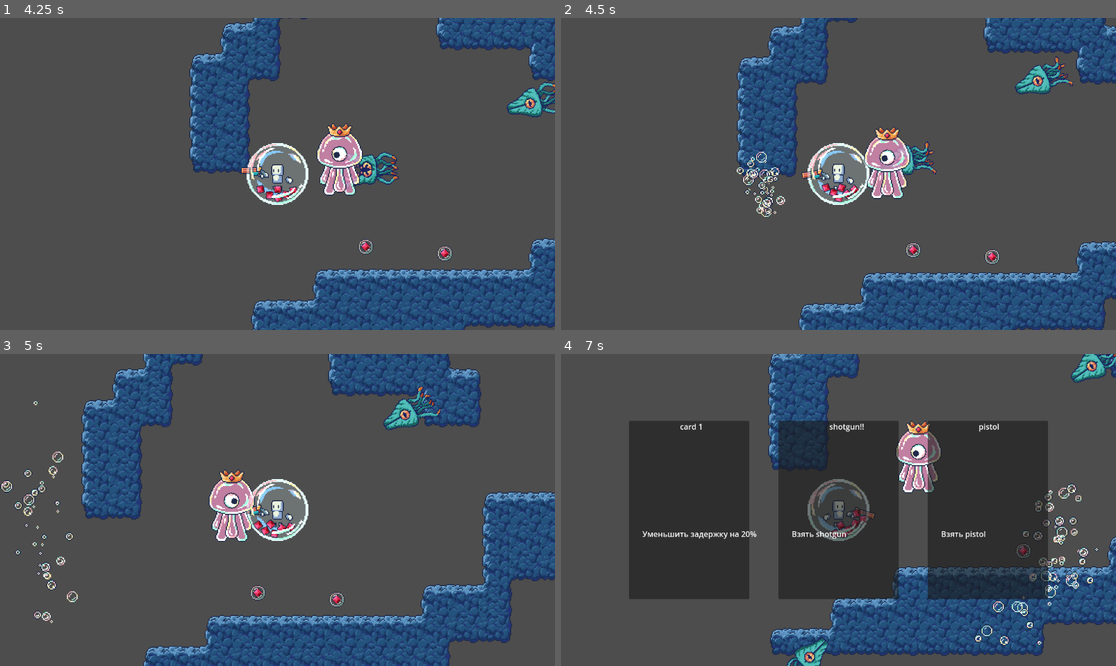
Above: before the commit, frames 1-4 (two rows, left to right).
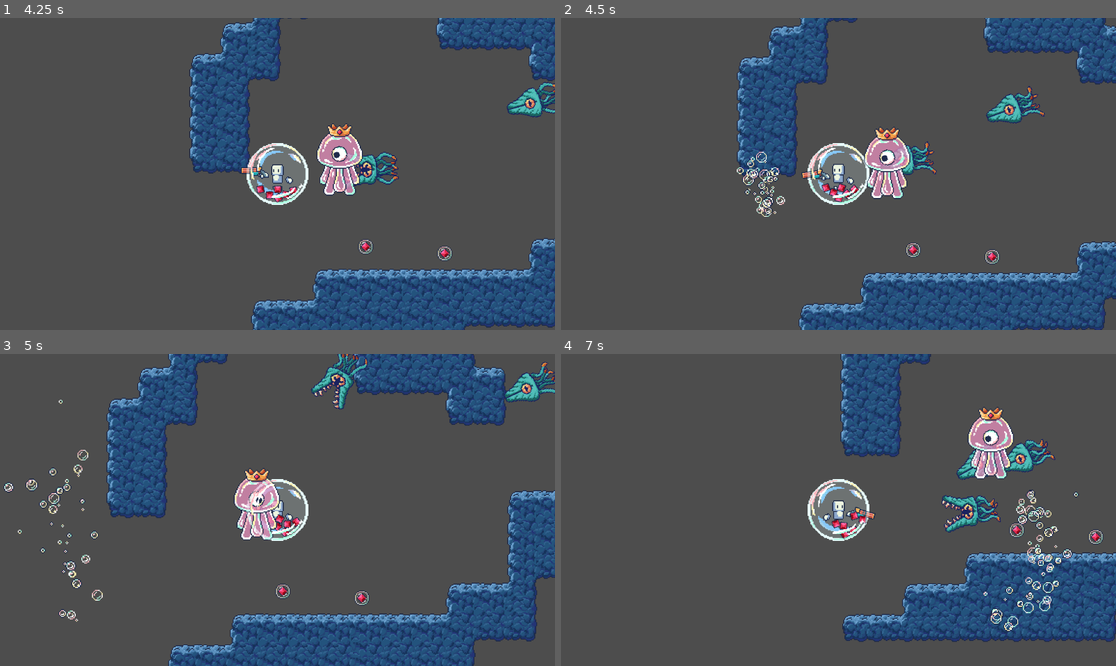
Above: after the commit, the same moments.

Repository: DigitalHelium/bubble
Game: Godot game, scene res://menu/menu.tscn
The game is run twice, just before and just after one commit, with the same random seed, the same clock (stepped at 60 frames per second) and the same inputs.
Inputs (mouse positions are in pixels of both pictures, inside the frame that each line leads up to):
- Up to frame 1 (4.25 s): click "Играть" at 0.5 s; click "Играть" at 1.25 s; click "1" at 2 s; move the mouse to (399, 158) at 2.77 s; press the mouse at (399, 158) at 2.78 s; release the mouse at (399, 158) at 3.5 s; click "card 1" at 3.5 s
- Up to frame 2 (4.5 s): move the mouse to (727, 189) at 4.27 s; click (727, 189) at 4.35 s
- Up to frame 3 (5 s): no input
- Up to frame 4 (7 s): move the mouse to (894, 441) at 5.02 s; press the mouse at (894, 441) at 5.03 s; move the mouse to (810, 572) at 5.77 s; release the mouse at (810, 572) at 5.78 s; click (810, 572) at 5.85 s; move the mouse to (1005, 556) at 6.52 s; press the mouse at (1005, 556) at 6.53 s

Frame 1 is identical in both runs. In frame 2, 1.2% of the frame differs, in the area x 76-93%, y 12-34%; in frame 3, 23%; in frame 4, 52%, in the area x 12-100%, y 0-100%.

Commit message:
радиус отталкивания врагов

Diff:
--- a/enemy_script.gd
+++ b/enemy_script.gd
@@ -13,6 +13,7 @@
 var PUSHING_FORCE_MULTIPLIER = 400 #насколько сильно отбрасывает
 var PUSHING_FORCE_FADE_ACCEL = 0.02 #насколько быстро враги возвращают свою скорость
 var ENEMY_BACKWARDS_VELOCITY_MULTIPLIER = 50 #насколько сильно можно изменить скорость врагу при выстреле в него
+var DAMAGE_PULSE_RADIUS = 150 #радиус отбрасывания врагов
 
 var speed = DEFAULT_SPEED
 var pushing_force : float = 0
@@ -115,7 +116,10 @@
 		animation_attack.stop()
 
 func recive_impulse(shot_rejection: float):
-	pushing_force = shot_rejection
+
+	var player_enemy_distance = (target.global_position - global_position).length()
+	if player_enemy_distance < DAMAGE_PULSE_RADIUS:
+		pushing_force = shot_rejection
 
 func _on_area_2d_body_entered(body) -> void:
 	if body.has_method("receive_damage"):
